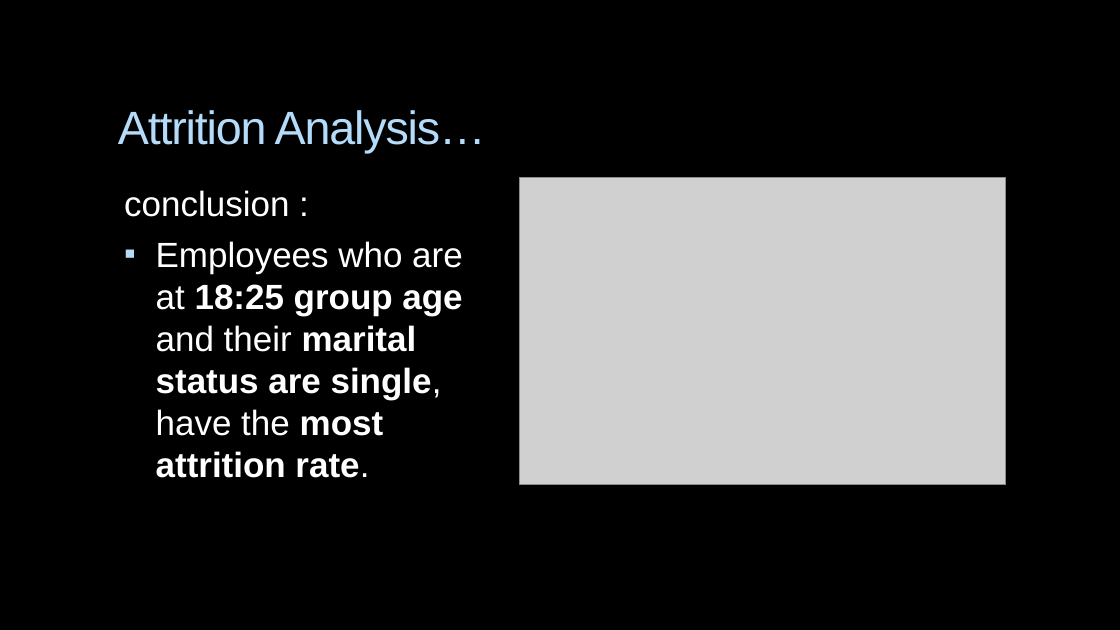
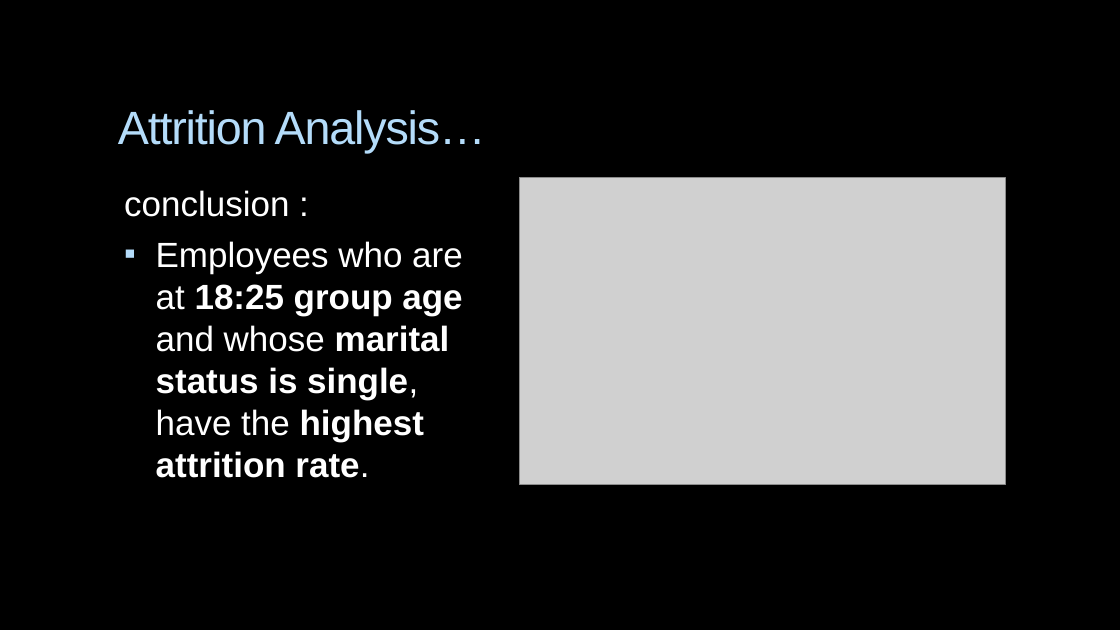
Before and after one commit to aya1fouad/Power_BI_Dashboards, a slide deck: slide 19 of Anayzing_IBM_HR_Employee_Attrition/HR Employees Attrition.pptx (slide 18 before the commit). Drawn at 1120x630 pixels with LibreOffice and Linux fonts; fonts in the diff are those of the drawing; grey boxes stand for pictures; background and template pictures are left out. Boxes give left, top, right and bottom in pixels: in the first picture for what was removed or moved away, otherwise in the second. Text is boxed around its words. In the diff, an @@ line names an element or a change of style, - is before the commit and + after.

```diff
--- a/Anayzing_IBM_HR_Employee_Attrition/HR Employees Attrition.pptx
+++ b/Anayzing_IBM_HR_Employee_Attrition/HR Employees Attrition.pptx
@@ text at (x1=156, y1=241, x2=463, y2=478): text changed @@
-▪ Employees who are at 18:25 group age and their marital status are single, have the most attrition rate.
+▪ Employees who are at 18:25 group age and whose marital status is single, have the highest attrition rate.
```
Also in this commit, not shown: 17 other slides changed, 1 slide added, 1 other file.
